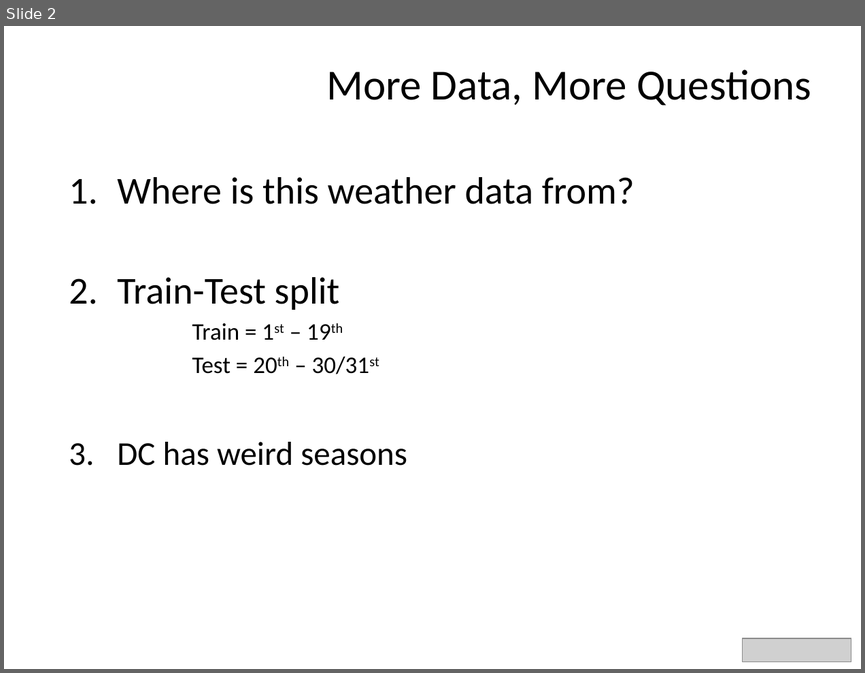
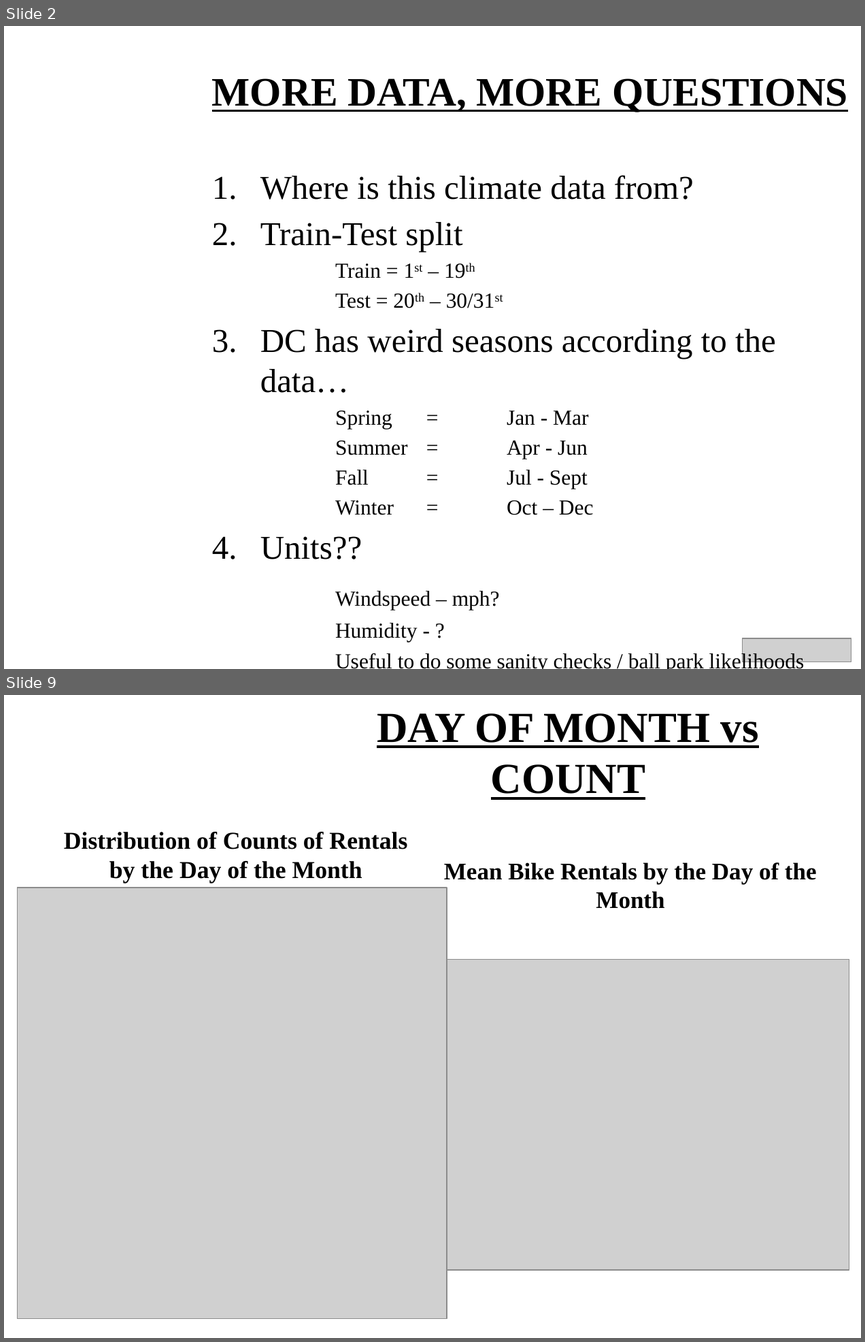
Before and after one commit to divyasriram22/TpT-BikeShareKaggle, a slide deck: DS_Kaggle_Bike_Share_Final_Presentation.pptx. Shown one above the other, each under a label of ours: slide 2 before the commit, slides 2 and 9 after it; the slides between them are not shown. The pictures are 865x673 and 865x1342 pixels, drawn with LibreOffice and Linux fonts; fonts in the diff are those of the drawing; grey boxes stand for pictures; background and template pictures are left out. Boxes give left, top, right and bottom in pixels: in the first picture for what was removed or moved away, otherwise in the second. Text is boxed around its words. In the diff, an @@ line names an element or a change of style, - is before the commit and + after.

```diff
--- a/DS_Kaggle_Bike_Share_Final_Presentation.pptx
+++ b/DS_Kaggle_Bike_Share_Final_Presentation.pptx
@@ slide 9 added at (4,695,861,1338), background picture (left out) @@
@@ text added at (377,713,759,800), 36 pt, text #000000, bold, underline @@
+DAY OF MONTH vs COUNT
@@ text added at (64,832,407,883), 20.4 pt, text #000000, bold @@
+Distribution of Counts of Rentals by the Day of the Month
@@ text added at (444,862,817,909), 20 pt, text #000000, bold @@
+Mean Bike Rentals by the Day of the Month
@@ picture added at (18,888,447,1319) @@
@@ picture added at (447,959,849,1269) @@
@@ slide 2 changed as well @@
@@ title at (212,78,848,112): text changed; size 36 to 34 pt; font Calibri to Times New Roman; bold on @@
-More Data, More Questions
+MORE DATA, MORE QUESTIONS
@@ text "Where is this climate data ...": place and size @@
-text "Where is this climate data ..." at (117,177,634,465)
+text "Where is this climate data ..." at (260,175,804,669)
@@ text at (260,175,694,199): text changed; size 32 to 28 pt; font Calibri to Times New Roman @@
-1. Where is this weather data from?
+1. Where is this climate data from?
@@ text at (260,222,495,308): size 32 to 28 pt in "Train-Test split"; font Calibri to Times New Roman in "Train-Test split", "Train = 1st – 19th", "Test = 20th – 30/31st"; size 20 to 18 pt in "Train = 1st – 19th", "Test = 20th – 30/31st" @@
@@ text at (260,329,804,669): text changed; size 28 to 18 pt; font Calibri to Times New Roman @@
-3. DC has weird seasons
+3. DC has weird seasons according to the data…
+  Spring = Jan - Mar
+  Summer = Apr - Jun
+  Fall = Jul - Sept
+  Winter = Oct – Dec
+4. Units??
+  Windspeed – mph?
+  Humidity - ?
+  Useful to do some sanity checks / ball park likelihoods
```
Also in this commit, not shown: 1 other slide changed, 20 other slides added, 3 slides removed, 24 other files.
